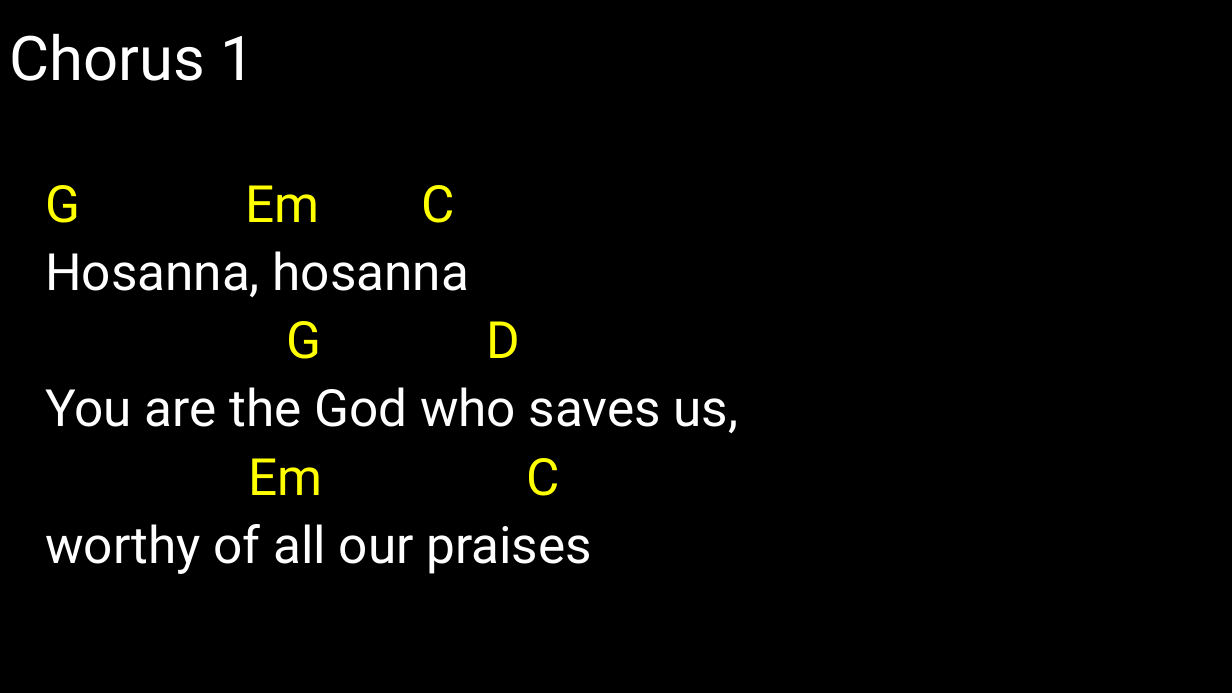
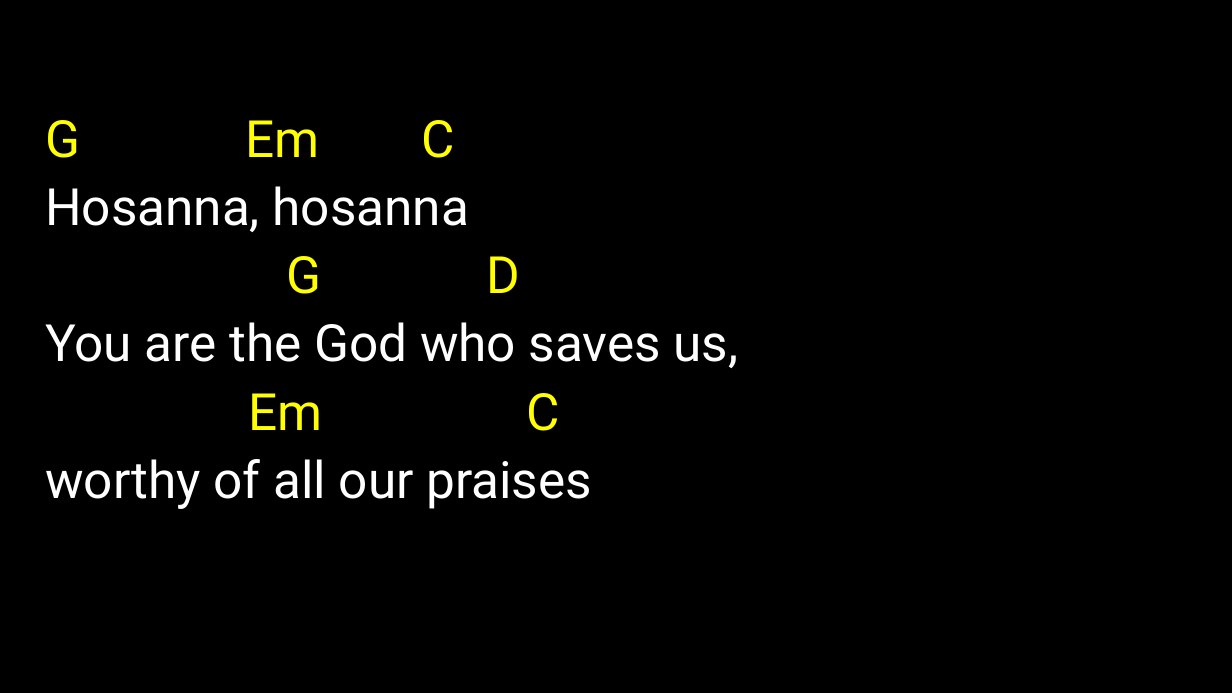
Before and after one commit to kendall412/worship, a slide deck: slide 7 of Hosanna (Praise is Rising)-CH.pptx. Drawn at 1232x693 pixels with LibreOffice and Linux fonts; fonts in the diff are those of the drawing. Boxes give left, top, right and bottom in pixels: in the first picture for what was removed or moved away, otherwise in the second. Text is boxed around its words. In the diff, an @@ line names an element or a change of style, - is before the commit and + after.

```diff
--- a/Hosanna (Praise is Rising)-CH.pptx
+++ b/Hosanna (Praise is Rising)-CH.pptx
@@ title removed at (9, 33, 255, 81) @@
-Chorus 1
@@ subtitle "G Em C": place and size @@
-subtitle "G Em C" at (45, 185, 739, 574)
+subtitle "G Em C" at (45, 120, 739, 509)
```
Also in this commit, not shown: 9 other slides changed, 1 slide added, 2 slides removed, 7 other files.
